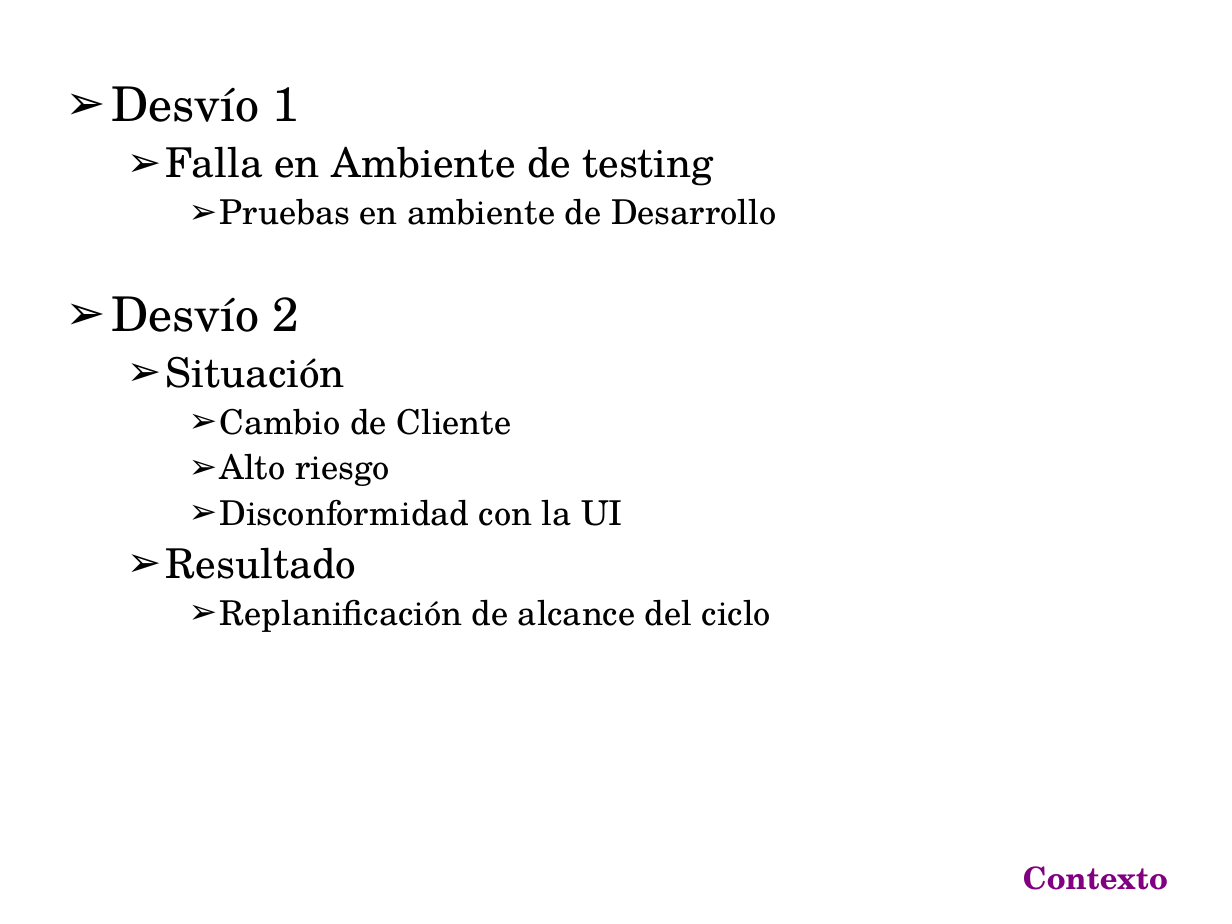
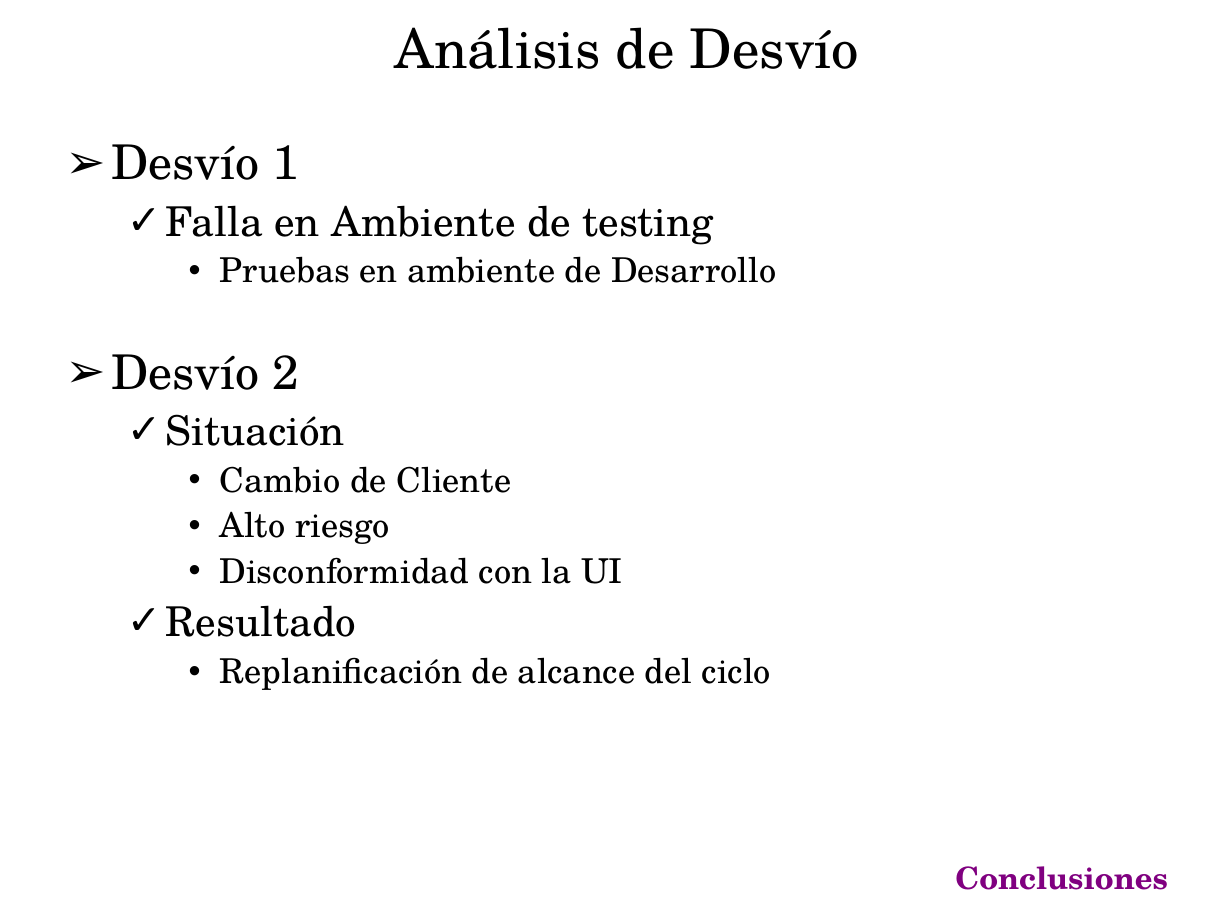
Before and after one commit to emmanuelfls371/softmart7547, a slide deck: slide 23 of docs/CarpetaEntrega/PresFinal.ppt (slide 25 before the commit). Drawn at 1232x924 pixels with LibreOffice and Linux fonts; fonts in the diff are those of the drawing; background and template pictures are left out. Boxes give left, top, right and bottom in pixels: in the first picture for what was removed or moved away, otherwise in the second. Text is boxed around its words. In the diff, an @@ line names an element or a change of style, - is before the commit and + after.

Commit message:
Presentacion con mas formato y cambios

```diff
--- a/docs/CarpetaEntrega/PresFinal.ppt
+++ b/docs/CarpetaEntrega/PresFinal.ppt
@@ text added at (x1=395, y1=27, x2=859, y2=69), 32 pt, text #000000 @@
+Análisis de Desvío
@@ text "Desvío 1" moved from (x1=112, y1=86, x2=777, y2=632) to (x1=112, y1=144, x2=777, y2=690) @@
@@ text at (x1=165, y1=205, x2=777, y2=690): bullet ➢ to ✓; bullet ➢ to • @@
@@ text at (x1=955, y1=866, x2=1168, y2=890): text changed @@
-Contexto
+Conclusiones
```
Also in this commit, not shown: 17 other slides changed, 6 slides added, 10 slides removed.
